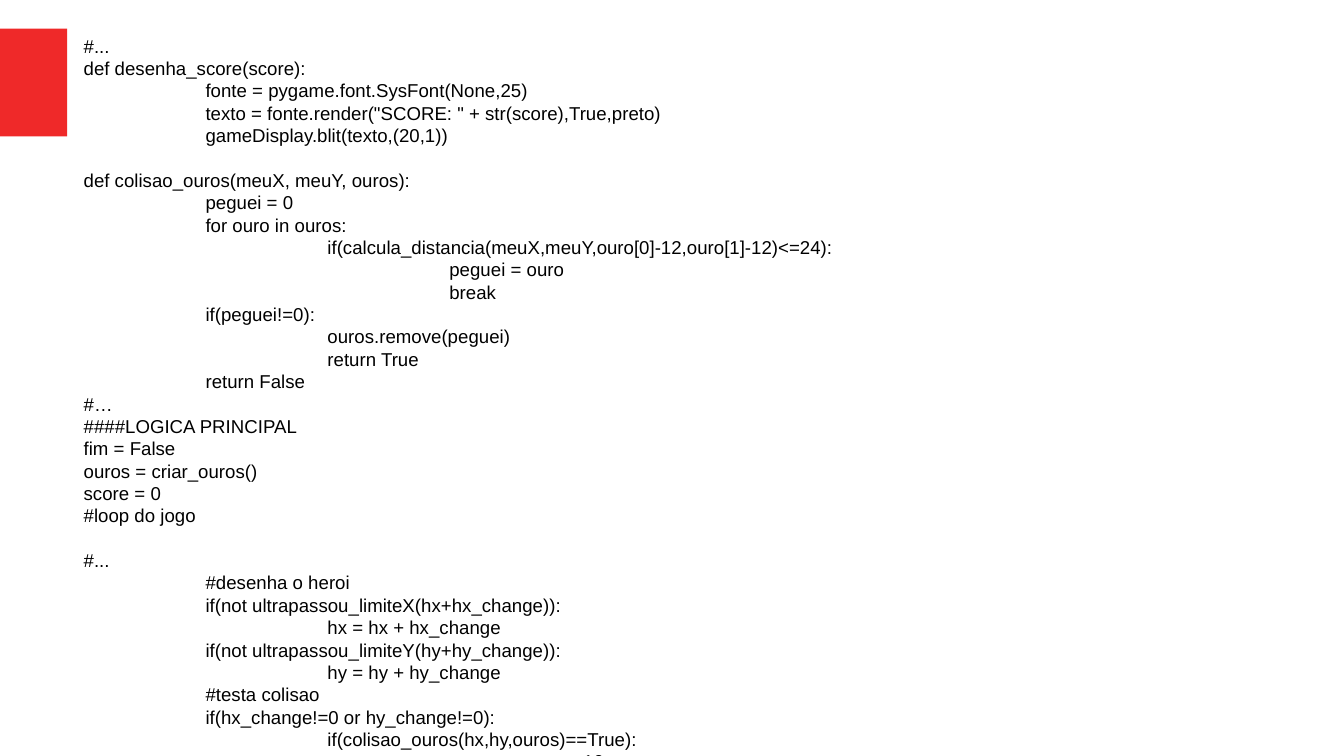
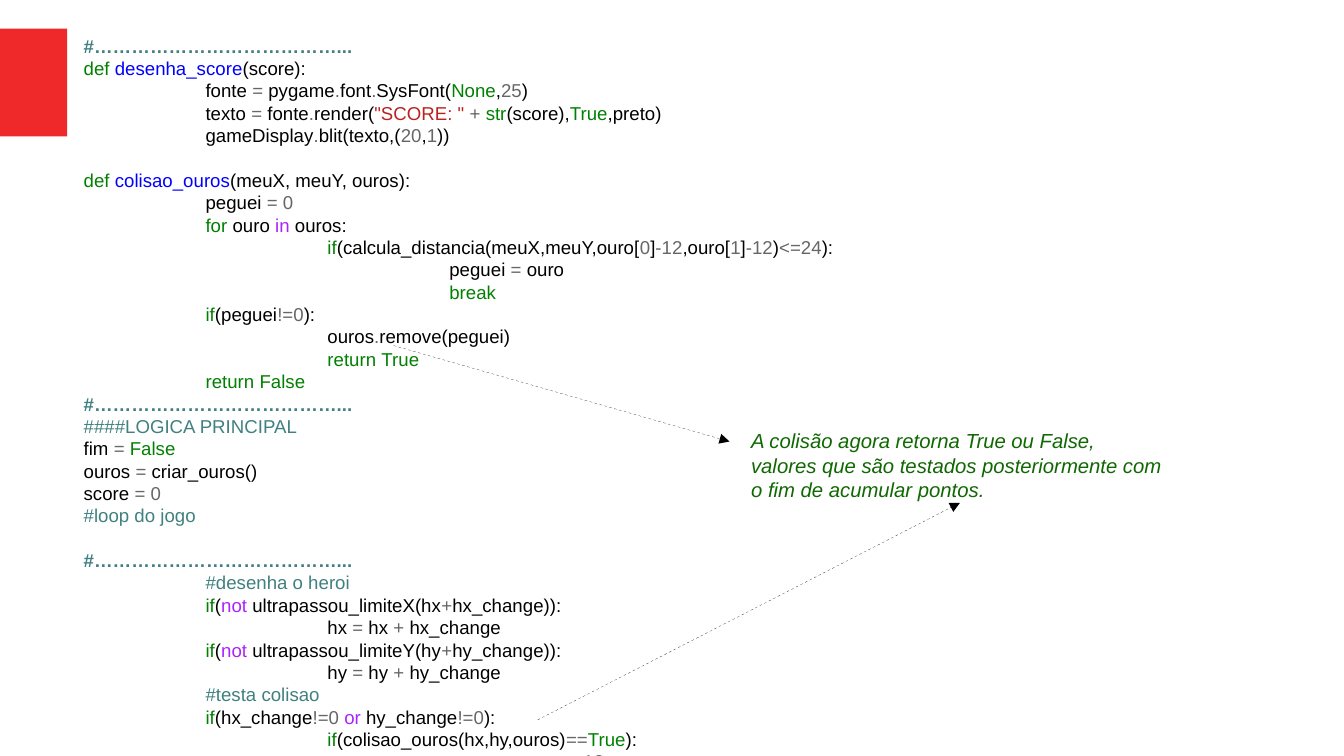
Before and after one commit to jeffersoncarvalho/SESCOMP-2019, a slide deck: slide 21 of curso-pygame.odp. Drawn at 1344x756 pixels with LibreOffice and Linux fonts; fonts in the diff are those of the drawing. Boxes give left, top, right and bottom in pixels: in the first picture for what was removed or moved away, otherwise in the second. Text is boxed around its words. In the diff, an @@ line names an element or a change of style, - is before the commit and + after.

```diff
--- a/curso-pygame.odp
+++ b/curso-pygame.odp
@@ text at (84, 61, 833, 750): text changed; text colour #000000 to #408080; bold on @@
-#...
+#…………………………………...
@@ text at (84, 61, 833, 750): text changed; text colour #000000 to #408080; bold on @@
-#…
+#…………………………………...
@@ text at (84, 61, 833, 750): text changed; text colour #000000 to #408080; bold on @@
-#...
+#…………………………………...
@@ text at (84, 61, 833, 750): text colour #000000 to #008000 in "def", "pygame.font.SysFont(None,25)", "str(score),True,preto)", "def" and 11 more places; text colour #000000 to #0000FF in "desenha_score(score):", "colisao_ouros(meuX,"; text colour #000000 to #666666 in "= pygame.font.SysFont(None,25)", "= fonte.render("SCORE: +", "gameDisplay.blit(texto,(20,1))", "= 0" and 14 more places; text colour #000000 to #BA2121 in "fonte.render("SCORE: ""; text colour #000000 to #AA22FF in "in", "if(not", "if(not", "or"; text colour #000000 to #408080 in "####LOGICA PRINCIPAL", "#loop do jogo", "#desenha o heroi", "#testa colisao" @@
@@ arrow added from (394, 345) to (729, 441), #000000 0 pt @@
@@ text added at (751, 433, 1161, 502), 12 pt, text #106802, italic @@
+A colisão agora retorna True ou False, valores que são testados posteriormente com o fim de acumular pontos.
@@ arrow added from (538, 721) to (960, 502), #000000 0 pt @@
```
Also in this commit, not shown: 9 other slides changed, 1 other file.
